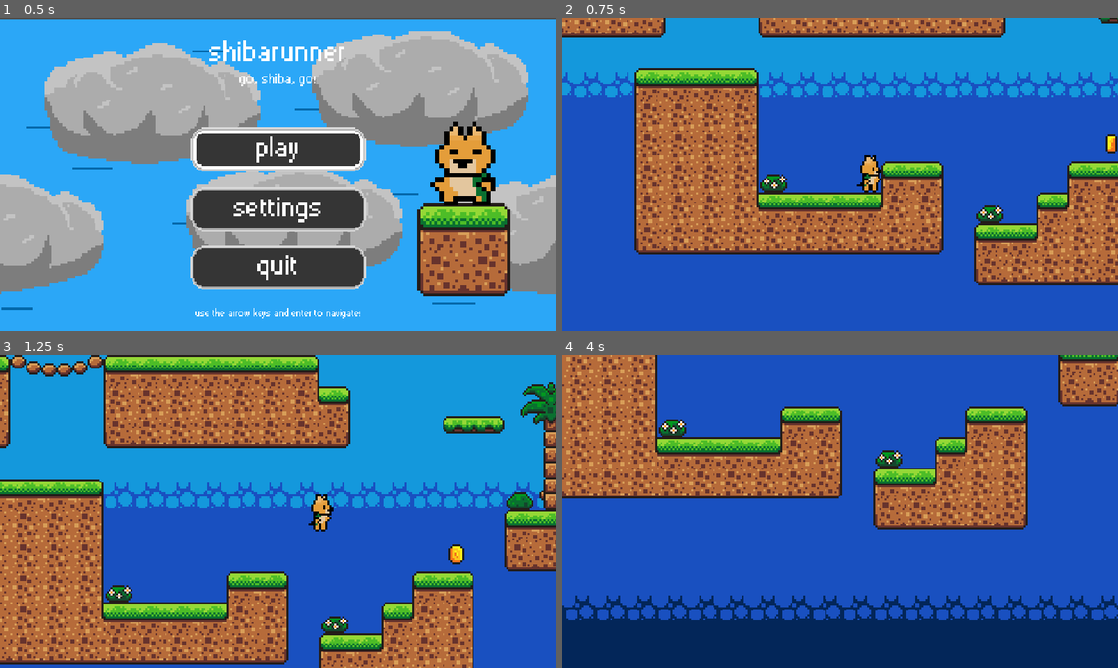
Above: before the commit, frames 1-4 (two rows, left to right).
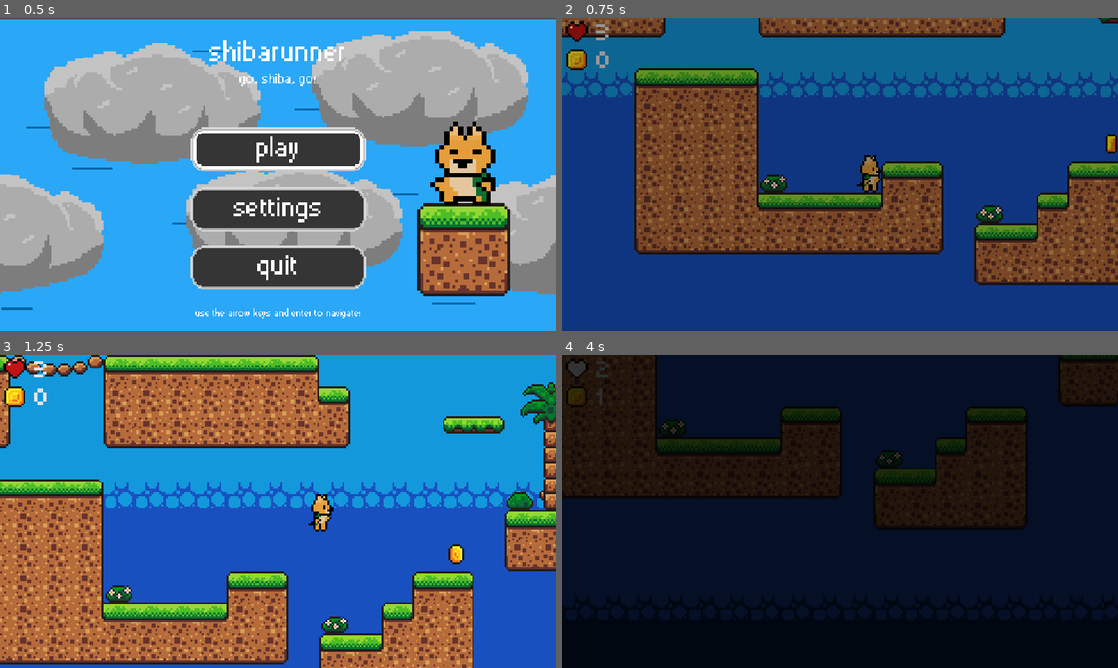
Above: after the commit, the same moments.

Repository: RafaeloxMC/shiba
Game: Godot game, scene res://scenes/main_menu.tscn
Same seed, same stepped clock (60 frames per second), same inputs: the game is played once before the commit and once after it.
Inputs:
- Up to frame 1 (0.5 s): no input
- Up to frame 2 (0.75 s): tap Enter (ui_accept) at 0.5 s; hold Right (move_right) from 0.53 s (still down)
- Up to frame 3 (1.25 s): keep holding Right (move_right); tap Space (jump) at 0.77 s
- Up to frame 4 (4 s): tap Space (jump) at 1.52, 3.02, 3.77 s; release Right (move_right) at 2.03 s; hold Left (move_left) 2.03-2.78 s; hold Right (move_right) from 2.78 s (still down)

Frame 1 is identical in both runs. In frame 2, 97% of the frame differs, in the area x 0-100%, y 0-100%; in frame 3, 0.5%; in frame 4, 100%.

Commit message:
Modify the squirrel to use a new shooting animation

Diff:
--- a/scenes/game.tscn
+++ b/scenes/game.tscn
@@ -1,7 +1,8 @@
-[gd_scene load_steps=22 format=3 uid="uid://bd0uwlu6vgy38"]
+[gd_scene load_steps=23 format=3 uid="uid://bd0uwlu6vgy38"]
 
 [ext_resource type="PackedScene" uid="uid://b50ps8r584f3y" path="res://scenes/player.tscn" id="1_uwrxv"]
 [ext_resource type="Texture2D" uid="uid://bmajqgx1hdnrr" path="res://assets/sprites/world_tileset.png" id="2_yqjtg"]
+[ext_resource type="PackedScene" uid="uid://gef1vveefbjs" path="res://scenes/gameui.tscn" id="3_0tnpc"]
 [ext_resource type="PackedScene" uid="uid://b5lvwjoesv1re" path="res://scenes/killzone.tscn" id="3_iywne"]
 [ext_resource type="PackedScene" uid="uid://hmyka8egx1i6" path="res://scenes/platform.tscn" id="3_lnu2h"]
 [ext_resource type="PackedScene" uid="uid://crqc1hhdhds5b" path="res://scenes/coin.tscn" id="4_lbhrr"]
@@ -396,6 +397,8 @@
 limit_smoothed = true
 position_smoothing_enabled = true
 
+[node name="GameUI" parent="Player/Camera2D" instance=ExtResource("3_0tnpc")]
+
 [node name="Killzone" parent="." instance=ExtResource("3_iywne")]
 position = Vector2(0, 165)
 
--- a/scenes/squirrel.tscn
+++ b/scenes/squirrel.tscn
@@ -1,7 +1,23 @@
-[gd_scene load_steps=13 format=3 uid="uid://c46m5254yitc8"]
+[gd_scene load_steps=24 format=3 uid="uid://c46m5254yitc8"]
 
 [ext_resource type="Texture2D" uid="uid://bxavbajmpgt2b" path="res://assets/sprites/squirrel.png" id="1_2marj"]
 [ext_resource type="Script" uid="uid://32a5wnsy70h4" path="res://scripts/squirrel.gd" id="1_m3xcr"]
+
+[sub_resource type="AtlasTexture" id="AtlasTexture_3s8v4"]
+atlas = ExtResource("1_2marj")
+region = Rect2(0, 32, 32, 32)
+
+[sub_resource type="AtlasTexture" id="AtlasTexture_jwq8m"]
+atlas = ExtResource("1_2marj")
+region = Rect2(32, 32, 32, 32)
+
+[sub_resource type="AtlasTexture" id="AtlasTexture_2sk1u"]
+atlas = ExtResource("1_2marj")
+region = Rect2(64, 32, 32, 32)
+
+[sub_resource type="AtlasTexture" id="AtlasTexture_muyfv"]
+atlas = ExtResource("1_2marj")
+region = Rect2(96, 32, 32, 32)
 
 [sub_resource type="AtlasTexture" id="AtlasTexture_m3xcr"]
 atlas = ExtResource("1_2marj")
@@ -35,8 +51,53 @@
 atlas = ExtResource("1_2marj")
 region = Rect2(0, 0, 32, 32)
 
+[sub_resource type="AtlasTexture" id="AtlasTexture_jvtld"]
+atlas = ExtResource("1_2marj")
+region = Rect2(0, 64, 32, 32)
+
+[sub_resource type="AtlasTexture" id="AtlasTexture_iaw41"]
+atlas = ExtResource("1_2marj")
+region = Rect2(32, 64, 32, 32)
+
+[sub_resource type="AtlasTexture" id="AtlasTexture_ttdyi"]
+atlas = ExtResource("1_2marj")
+region = Rect2(64, 64, 32, 32)
+
+[sub_resource type="AtlasTexture" id="AtlasTexture_od3mi"]
+atlas = ExtResource("1_2marj")
+region = Rect2(96, 64, 32, 32)
+
+[sub_resource type="AtlasTexture" id="AtlasTexture_dx78t"]
+atlas = ExtResource("1_2marj")
+region = Rect2(128, 64, 32, 32)
+
+[sub_resource type="AtlasTexture" id="AtlasTexture_jxd5p"]
+atlas = ExtResource("1_2marj")
+region = Rect2(160, 64, 32, 32)
+
+[sub_resource type="AtlasTexture" id="AtlasTexture_l7xno"]
+atlas = ExtResource("1_2marj")
+region = Rect2(192, 64, 32, 32)
+
 [sub_resource type="SpriteFrames" id="SpriteFrames_pjnre"]
 animations = [{
+"frames": [{
+"duration": 1.0,
+"texture": SubResource("AtlasTexture_3s8v4")
+}, {
+"duration": 1.0,
+"texture": SubResource("AtlasTexture_jwq8m")
+}, {
+"duration": 1.0,
+"texture": SubResource("AtlasTexture_2sk1u")
+}, {
+"duration": 1.0,
+"texture": SubResource("AtlasTexture_muyfv")
+}],
+"loop": false,
+"name": &"aggressive",
+"speed": 10.0
+}, {
 "frames": [{
 "duration": 1.0,
 "texture": SubResource("AtlasTexture_m3xcr")
@@ -65,6 +126,32 @@
 "loop": false,
 "name": &"idle",
 "speed": 10.0
+}, {
+"frames": [{
+"duration": 1.0,
+"texture": SubResource("AtlasTexture_jvtld")
+}, {
+"duration": 1.0,
+"texture": SubResource("AtlasTexture_iaw41")
+}, {
+"duration": 1.0,
+"texture": SubResource("AtlasTexture_ttdyi")
+}, {
+"duration": 1.0,
+"texture": SubResource("AtlasTexture_od3mi")
+}, {
+"duration": 1.0,
+"texture": SubResource("AtlasTexture_dx78t")
+}, {
+"duration": 1.0,
+"texture": SubResource("AtlasTexture_jxd5p")
+}, {
+"duration": 1.0,
+"texture": SubResource("AtlasTexture_l7xno")
+}],
+"loop": false,
+"name": &"shoot",
+"speed": 10.0
 }]
 
 [sub_resource type="CircleShape2D" id="CircleShape2D_m3xcr"]
@@ -76,8 +163,8 @@
 
 [node name="AnimatedSprite2D" type="AnimatedSprite2D" parent="."]
 sprite_frames = SubResource("SpriteFrames_pjnre")
-animation = &"idle"
-frame = 7
+animation = &"shoot"
+frame = 6
 frame_progress = 1.0
 
 [node name="facing" type="RayCast2D" parent="AnimatedSprite2D"]
--- a/scripts/squirrel.gd
+++ b/scripts/squirrel.gd
@@ -73,8 +73,11 @@
 	elif current_state == States.CHASE:
 		stop_chase()
 
+
 func chase_player() -> void:
 	timer.stop()
+	if current_state == States.IDLE:
+		animated_sprite_2d.play("aggressive")
 	current_state = States.CHASE
 
 func stop_chase() -> void:
@@ -151,9 +154,10 @@
 
 func shoot_nut():
 	if shot_cooldown + use_cooldown < Time.get_unix_time_from_system():
+		animated_sprite_2d.play("shoot")
 		shot_cooldown = Time.get_unix_time_from_system()
-		print(str(shot_cooldown))
 		var nut = PROJECTILE.instantiate()
+		await get_tree().create_timer(0.5).timeout
 		nut.transform = self.global_transform
 		var nut_sprite = nut.get_child(0) as AnimatedSprite2D
 		if nut_sprite != null:
Binary file changed: assets/sprites/squirrel.png
Not shown, changed: export_presets.cfg
